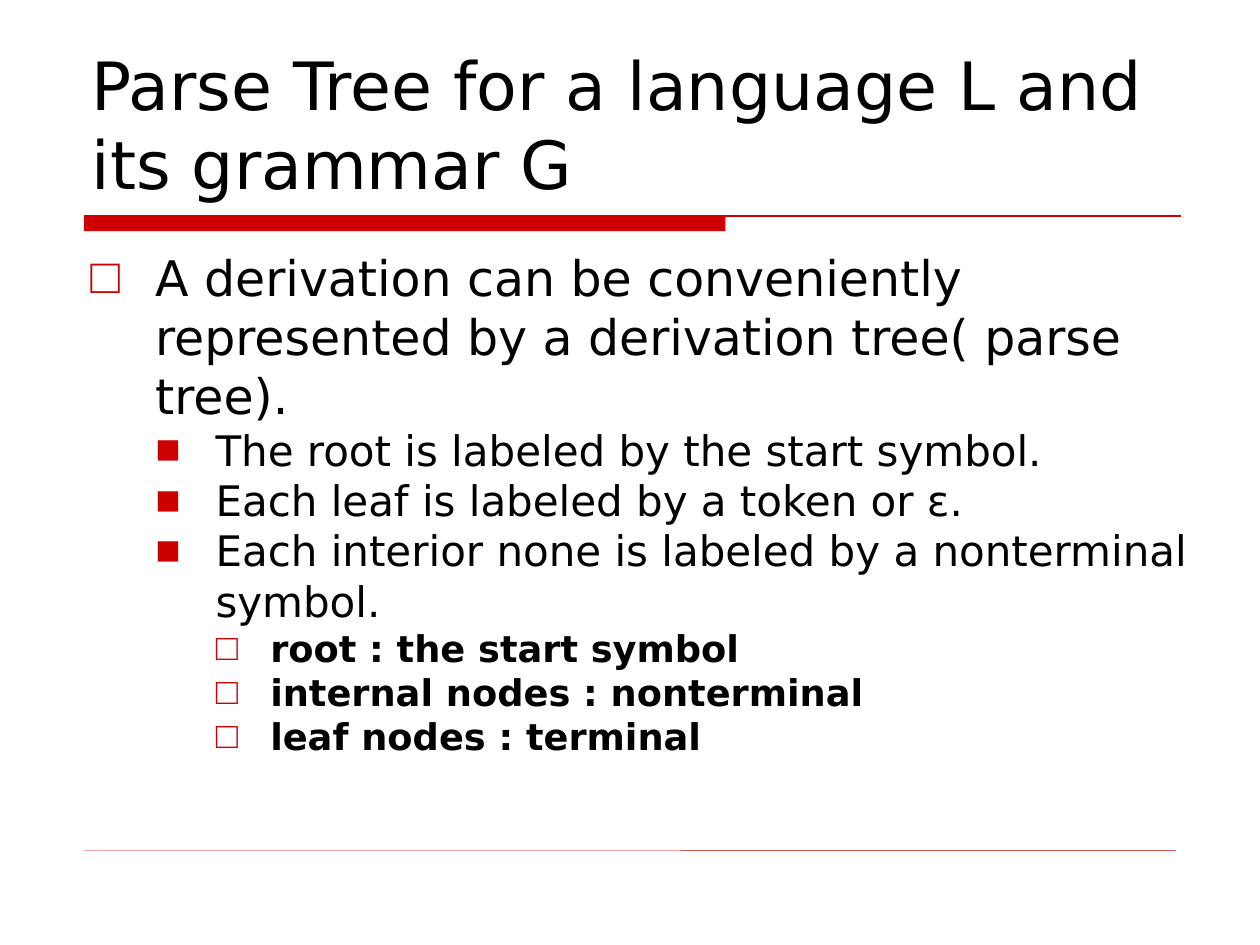
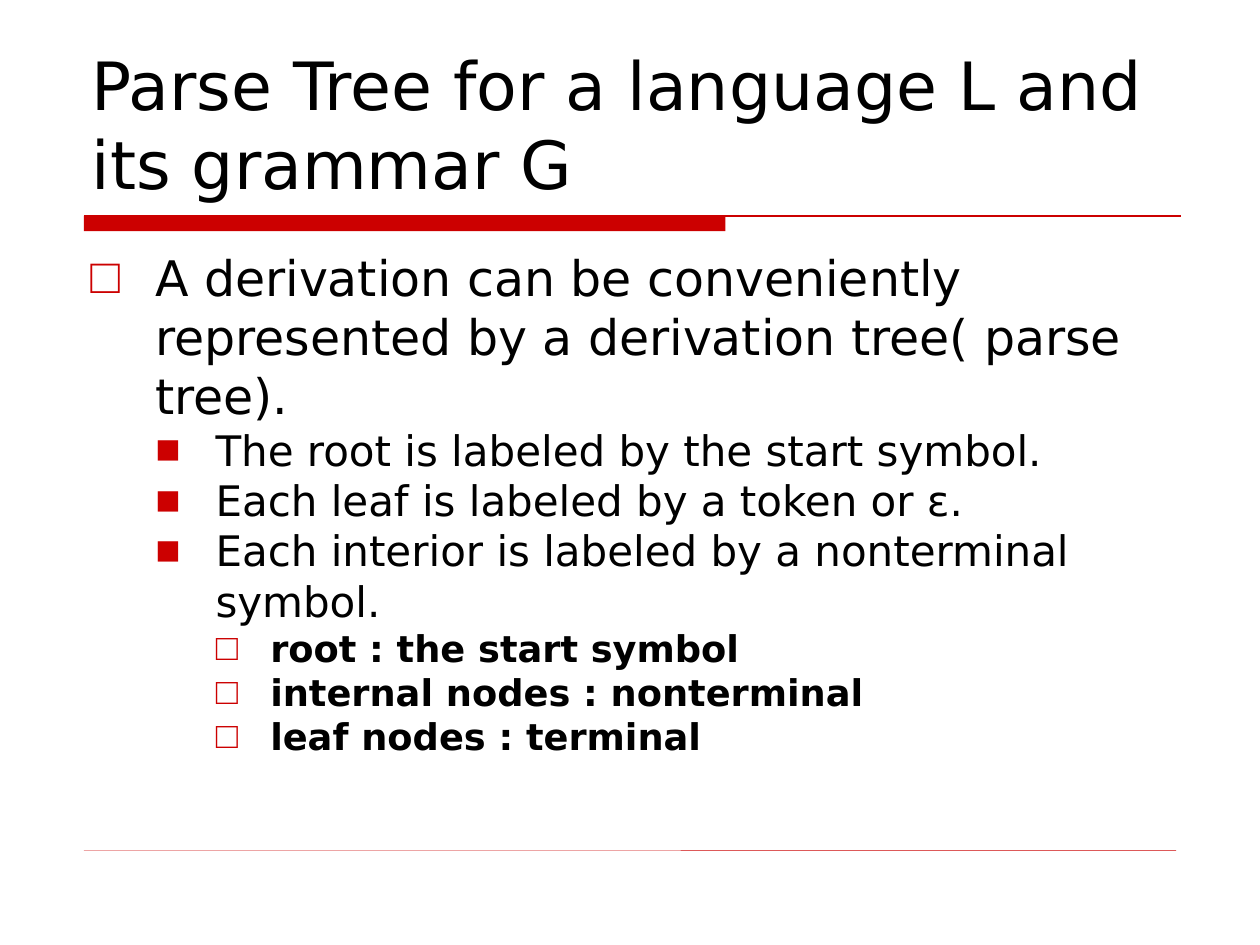
Before and after one commit to Fuuast-BSCS/Compiler-Construction, a slide deck: slide 16 of Compiler-02.ppt. Drawn at 1260x945 pixels with LibreOffice and Linux fonts; fonts in the diff are those of the drawing; background and template pictures are left out. Boxes give left, top, right and bottom in pixels: in the first picture for what was removed or moved away, otherwise in the second. Text is boxed around its words. In the diff, an @@ line names an element or a change of style, - is before the commit and + after.

```diff
--- a/Compiler-02.ppt
+++ b/Compiler-02.ppt
@@ text at (216, 534, 1068, 626): text changed @@
-  ■ Each interior none is labeled by a nonterminal symbol.
+  ■ Each interior is labeled by a nonterminal symbol.
```
Also in this commit, not shown: 1 other slide changed, 13 slides added, 3 slides removed.
